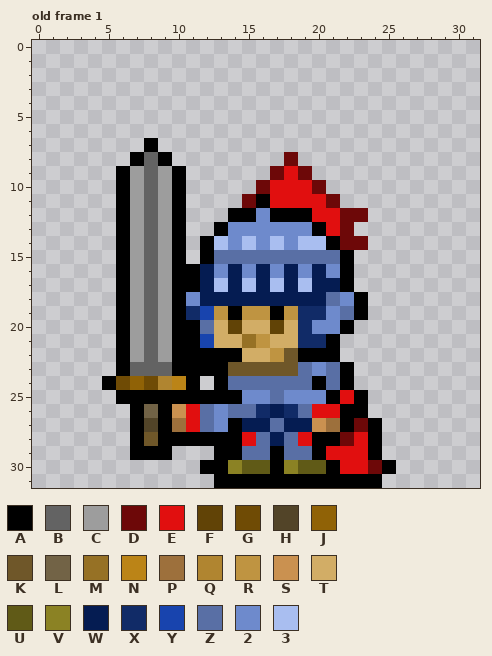
Two versions of one animated GIF sprite, Images/Char/fenrique.gif. This is how it looked before the edit.
The file is 64x64 pixels, drawn in blocks of 2x2; one block is one cell here. Colours within 5 levels of each other are drawn and written as one. Shown: old frame 1. The commit also changed other frames, which this record leaves out.
Palette (. is transparent): A #000000  B #636363  C #9d9d9d  D #6d0808  E #e10f0f  F #614306  G #6f4b05  H #524428  J #906206  K #6f5729  L #726346  M #967125  N #bb8417  P #9d703c  Q #b08530  R #bf9441  S #ca9150  T #d2ad66  U #605a17  V #8b8224  W #051c52  X #112b67  Y #1844ae  Z #596fa5  2 #6e8acc  3 #a9bef0
Pixels before, old frame 1, first column x 5:
 7 ...A.................
 8 ..ABA........D.......
 9 .ACBCA......DED......
10 .ACBCA.....DEEED.....
11 .ACBCA....DAEEEED....
12 .ACBCA...AA2AAAEEDD..
13 .ACBCA..A222222AED...
14 .ACBCA.A32323233ADD..
15 .ACBCA.AZZZZZZZZZA...
16 .ACBCAAW2W2W2W2W2A...
17 .ACBCAAW3W3W3W3WWA...
18 .ACBCA2WWWWWWWWWZ2A..
19 .ACBCAXYRARRARXX2ZA..
20 .ACBCAAZTFTTFTX22A...
21 .ACBCAAYTTMRTTXXA....
22 .ACBCAAAAATTRKAAA....
23 .ABBBAAAAKKKKKZ2ZA...
24 AGJGQNA.AZZZZZZAZA...
25 .AAAAAAAAA22Z222AEA..
26 ..ALASEZ2ZZXWXZEEAA..
27 ..AHAPEZ2AWWZWWSPADA.
28 ..AKAAAAAAEZWZEAADEA.
29 ..AAA...AAZZAZZAEEEA.
30 .......AAVUUAVUUAEEDA
31 ........AAAAAAAAAAAA.
The same view after the edit:
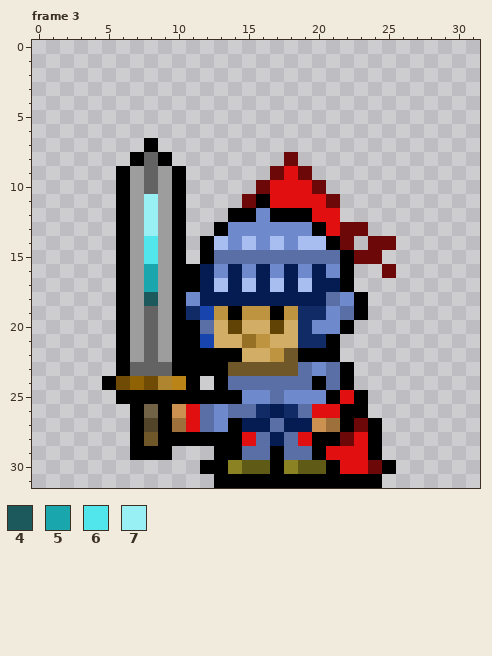
Colours new in this view: 4 #1c595c  5 #19a6ac  6 #50e6ec  7 #98f0f4
A new or re-ordered frame is compared with the old frame closest to it.
Commit message: animated fenrique added animated fenreque gif
Changes in this commit:
frames 1 -> 5
Frame 3 is new; against old frame 1:
Colour B gives way to colour 4 in row 18 at x 8.
Colour B gives way to colour 5 in rows 16 to 17 at x 8.
Colour B gives way to colour 6 in rows 14 to 15 at x 8.
Colour B gives way to colour 7 in rows 11 to 13 at x 8.
The edit adds colour D in row 13 at x 23; in row 14 at x 24 to 25; in row 15 at x 23 to 24; in row 16 at x 25.
Colour D is removed in row 12 at x 22 to 23; in row 14 at x 23.
Pixel boxes of the changes (left, top, right, bottom) in both pictures:
changed: (144, 194, 158, 306)
changed: (340, 208, 396, 278)
